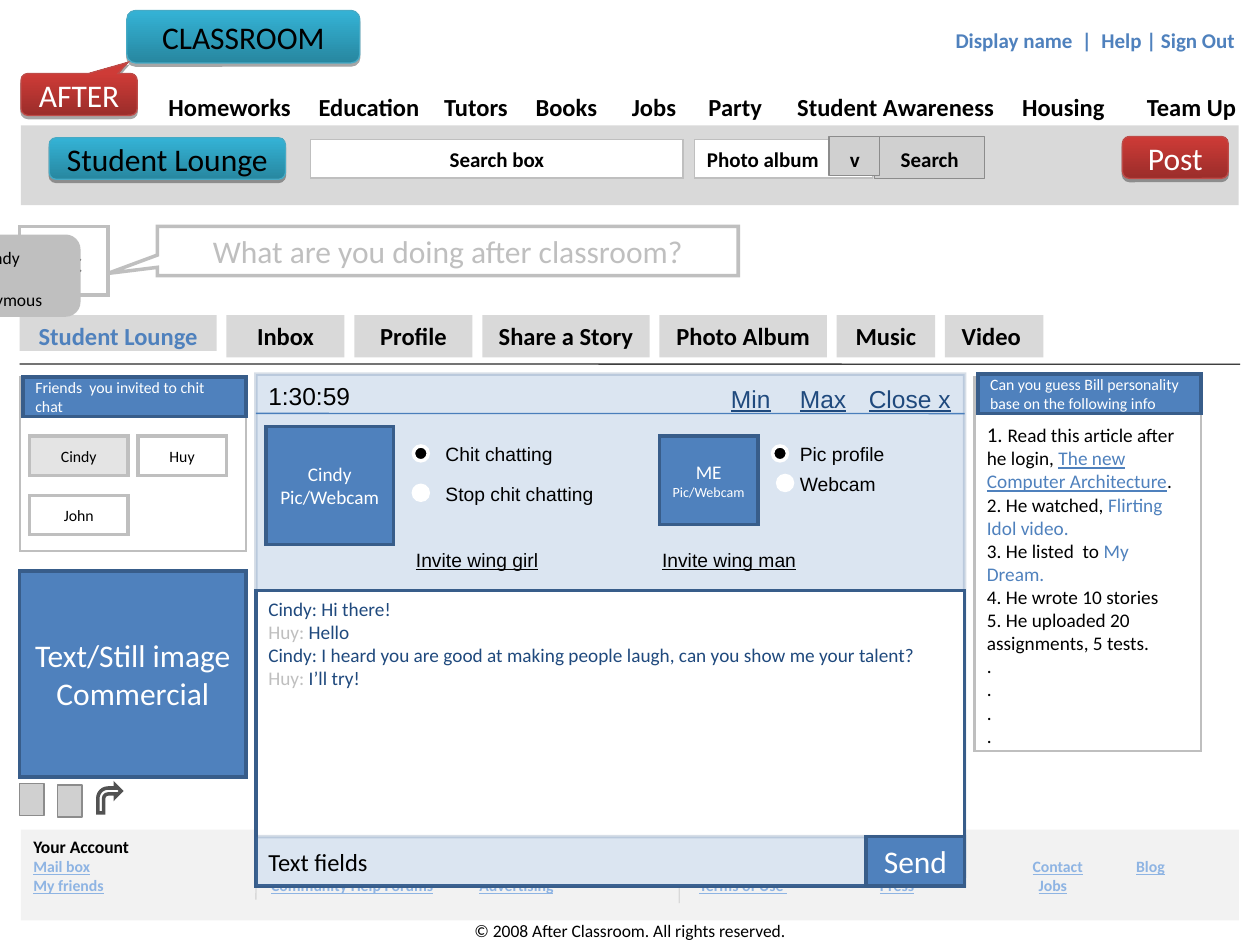
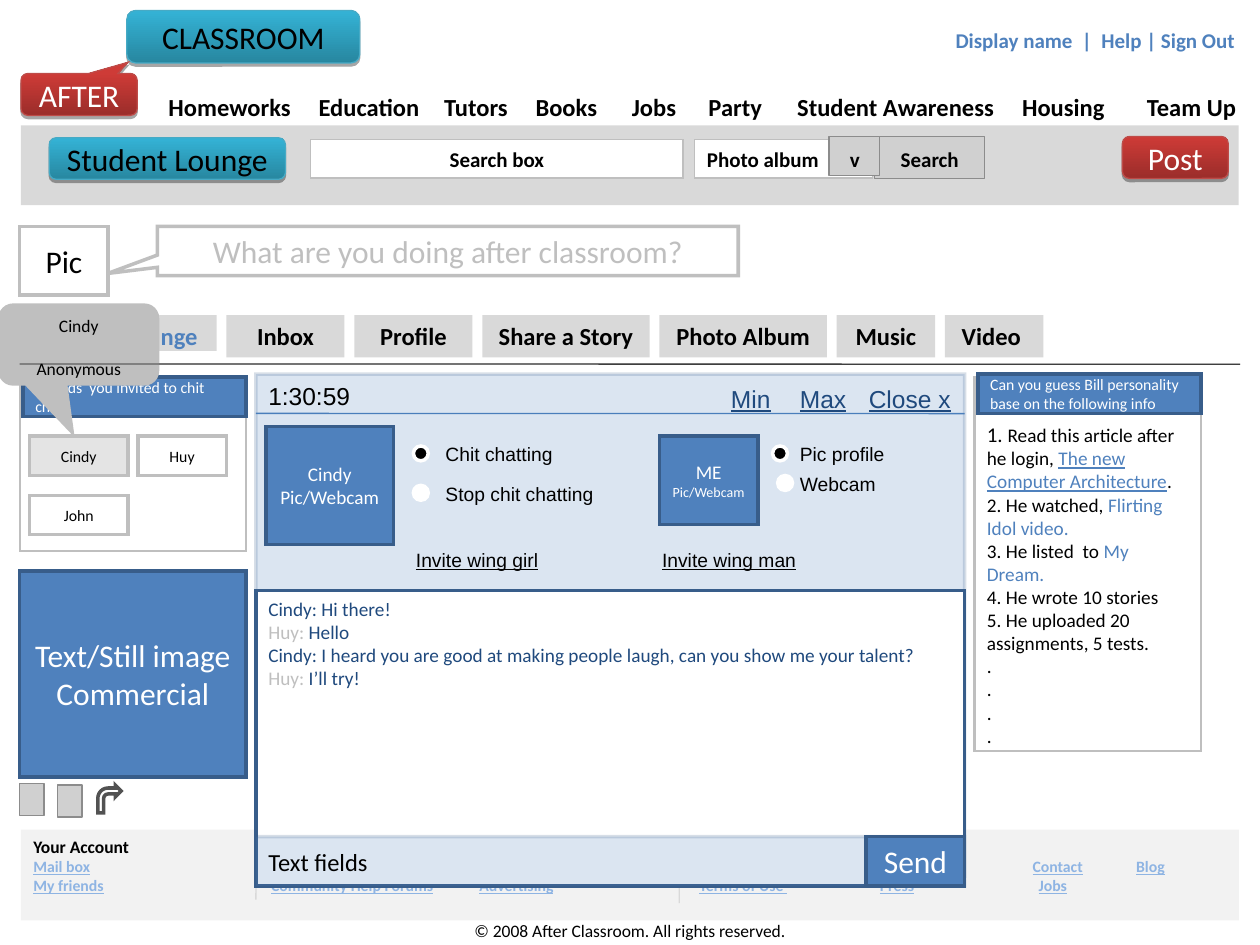
Before and after one commit to afterclassroom/afterclassroom, a slide deck: slide 4 of doc/Student Lounge.ppt. Drawn at 1260x945 pixels with LibreOffice and Linux fonts; fonts in the diff are those of the drawing; grey boxes stand for pictures. Boxes give left, top, right and bottom in pixels: in the first picture for what was removed or moved away, otherwise in the second. Text is boxed around its words. In the diff, an @@ line names an element or a change of style, - is before the commit and + after.

```diff
--- a/doc/Student Lounge.ppt
+++ b/doc/Student Lounge.ppt
@@ rounded speech box "Cindy": place and size @@
-rounded speech box "Cindy" at (0,237,78,315)
+rounded speech box "Cindy" at (0,305,158,383)
```
Also in this commit, not shown: 7 other files.
